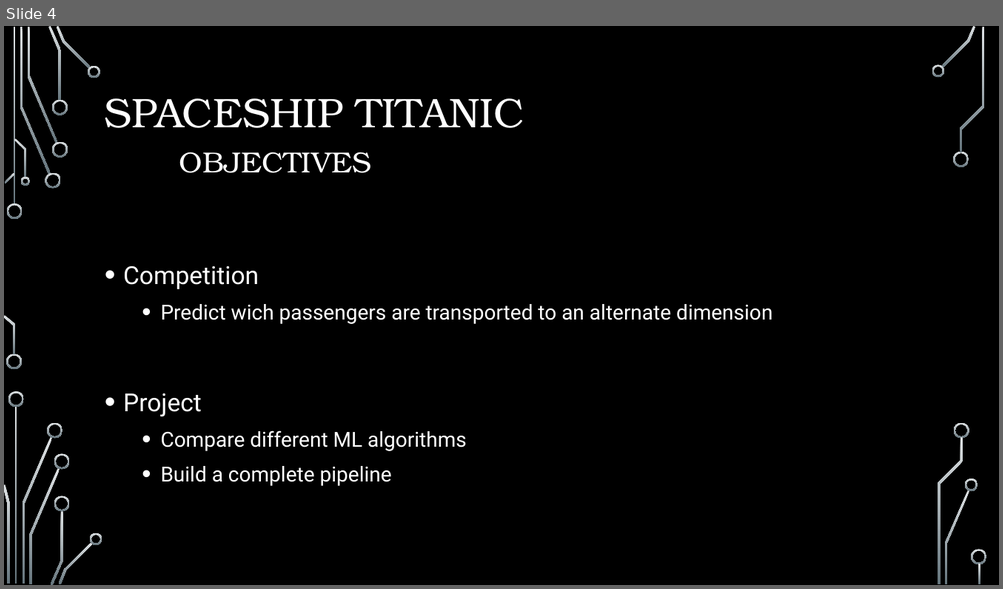
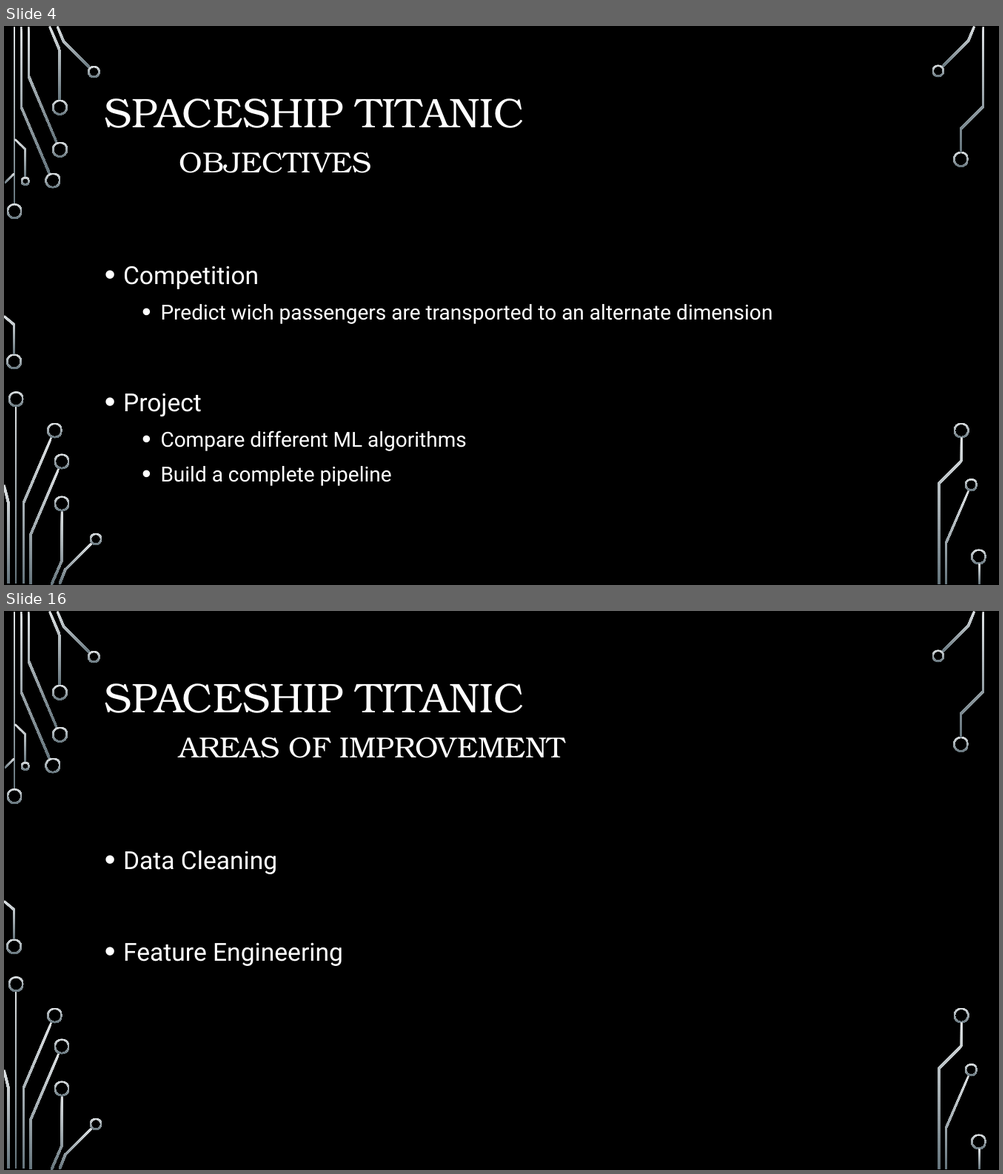
Before and after one commit to gustavossbarros/Ironhack_Final_Project_Spaceship_Titanic, a slide deck: deliverables/Final Project Presentation.pptx. Shown one above the other, each under a label of ours: slide 4 before the commit, slides 4 and 16 after it; the slides between them are not shown. The pictures are 1003x589 and 1003x1174 pixels, drawn with LibreOffice and Linux fonts; fonts in the diff are those of the drawing; background and template pictures are left out. Boxes give left, top, right and bottom in pixels: in the first picture for what was removed or moved away, otherwise in the second. Text is boxed around its words. In the diff, an @@ line names an element or a change of style, - is before the commit and + after.

```diff
--- a/deliverables/Final Project Presentation.pptx
+++ b/deliverables/Final Project Presentation.pptx
@@ slide 16 added at (x1=4, y1=611, x2=999, y2=1170), background picture (left out); not listed: 36 template elements that a slide beside it also shows @@
@@ title added at (x1=105, y1=684, x2=565, y2=758), 28 pt, text #FFFFFF @@
+SPACESHIP TITANIC
+AREAS OF IMPROVEMENT
@@ text added at (x1=123, y1=850, x2=343, y2=966), 24 pt, text #FFFFFF @@
+• Data Cleaning
+• Feature Engineering
```
Also in this commit, not shown: 1 slide changed, 12 other slides added, 6 slides removed.
